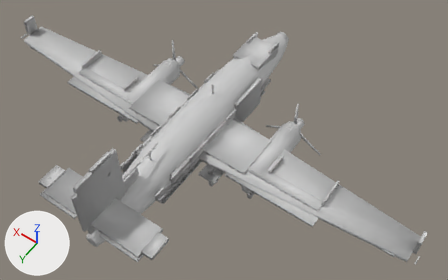
Renders of the FBX model game/Airside/Assets/Airside/Art/Models/Aircraft/mdl_regional_turboprop_01_authored_v01.fbx from each side of a commit.
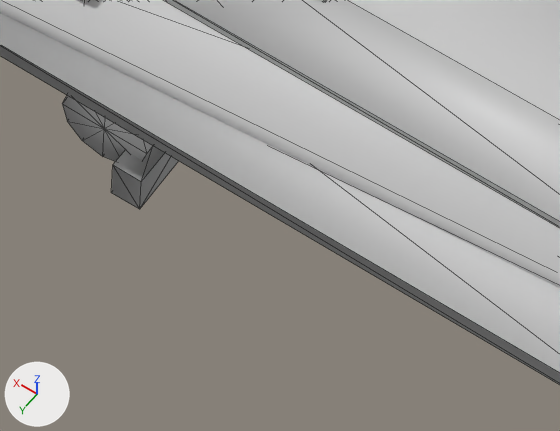
The first picture shows the older version from a camera (50 mm lens) standing at (-0.0778, 0.091, 0.1609) and looking at (-0.0104, -0.0034, 0.0126). The close-ups show the older and then the newer version on the part from 52% to 67% of the width and 62% to 81% of the height of that picture. Only the edits that show in the close-ups are written down. Arrows for +X, +Y and +Z are at lower left; the lights stay in place. The close-ups show mesh edges as thin lines. Where no turn or scale is listed for an object, it has been applied to the vertices.

The first close-up shows 'exhaust_left', 'exhaust_stack_l', 'flap_left', 'spoiler_left', 'wing_left' and 1 more.
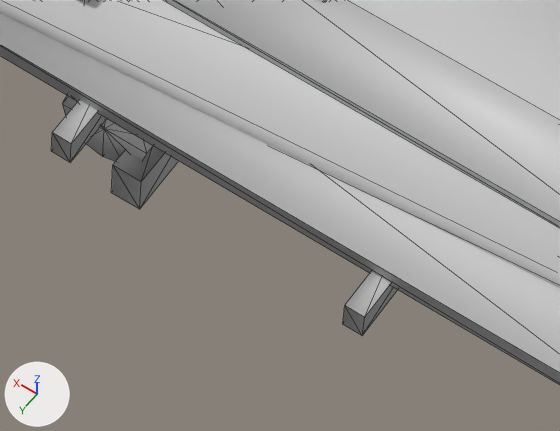
What differs and where, as boxes (x1, y1, x2, y2) in the close-ups (560 x 431 px):
'flap_track_l2', added: after (343, 272, 398, 336)
'flap_track_l1', added: after (51, 100, 107, 163)

The change, as a list of edits to the scene's bpy script:
```text
Add me_mesh_040_1:
    me_mesh_040_1.from_pydata(...)  # a box spanning x -0.0244..-0.0236, y 0.00375..0.00725, z 0.0086..0.0098
    me_mesh_040_1.polygons.foreach_set('use_smooth', [True] * 12)
    me_mesh_040_1.materials.append(mat_defaultmaterial)  # light grey #cbcbcb
Add me_mesh_041_1:
    me_mesh_041_1.from_pydata(...)  # a box spanning x -0.0364..-0.0356, y 0.00375..0.00725, z 0.0086..0.0098
    me_mesh_041_1.polygons.foreach_set('use_smooth', [True] * 12)
    me_mesh_041_1.materials.append(mat_defaultmaterial)  # light grey #cbcbcb
Add ob_flap_track_l1:
    ob_flap_track_l1 = bpy.data.objects.new('flap_track_l1', me_mesh_040_1)
    ob_flap_track_l1.location = (0.0, 0.0, 0.0)
Add ob_flap_track_l2:
    ob_flap_track_l2 = bpy.data.objects.new('flap_track_l2', me_mesh_041_1)
    ob_flap_track_l2.location = (0.0, 0.0, 0.0)
```
